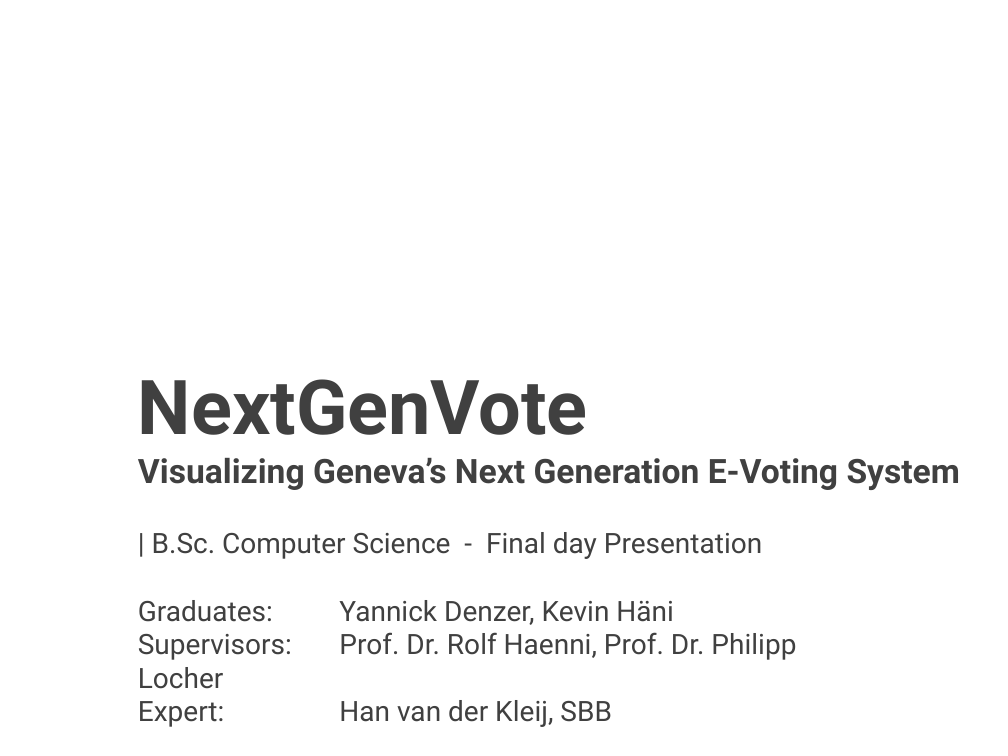
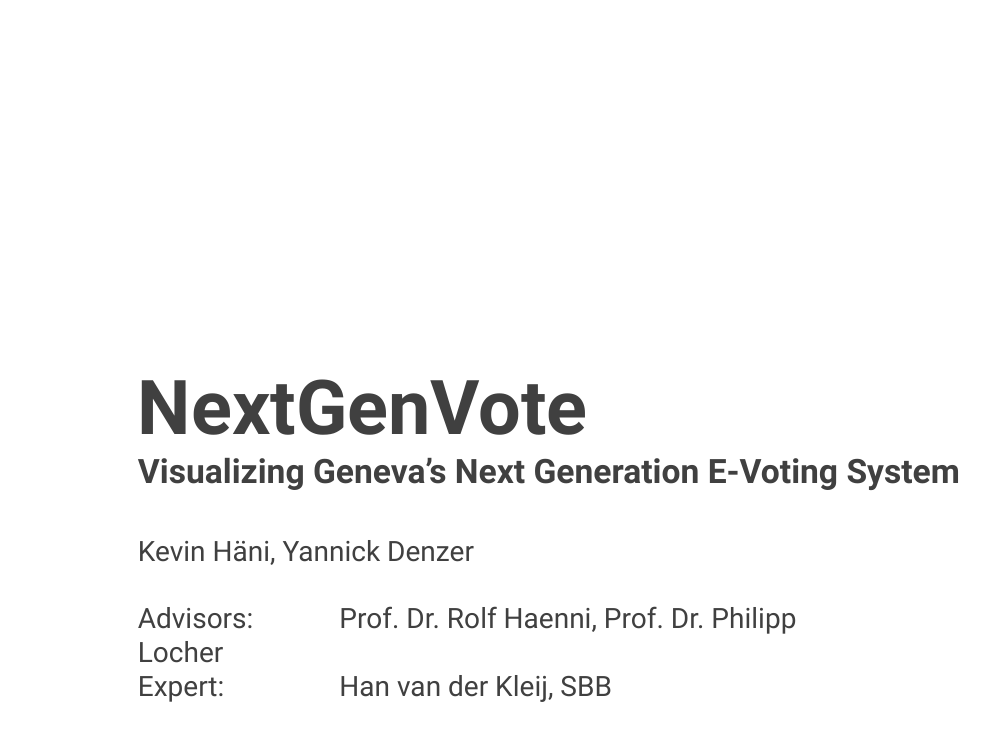
Before and after one commit to nextgenevoting/visualizer, a slide deck: slide 1 of docs/Presentation.pptx. Drawn at 1008x756 pixels with LibreOffice and Linux fonts; fonts in the diff are those of the drawing; background and template pictures are left out. Boxes give left, top, right and bottom in pixels: in the first picture for what was removed or moved away, otherwise in the second. Text is boxed around its words. In the diff, an @@ line names an element or a change of style, - is before the commit and + after.

```diff
--- a/docs/Presentation.pptx
+++ b/docs/Presentation.pptx
@@ text "Kevin Häni, Yannick Denzer": place and size @@
-text "Kevin Häni, Yannick Denzer" at (138, 532, 796, 727)
+text "Kevin Häni, Yannick Denzer" at (138, 540, 796, 702)
@@ text at (138, 540, 796, 634): text changed @@
-| B.Sc. Computer Science - Final day Presentation
-Graduates: Yannick Denzer, Kevin Häni
-Supervisors: Prof. Dr. Rolf Haenni, Prof. Dr. Philipp Locher
+Kevin Häni, Yannick Denzer
+Advisors: Prof. Dr. Rolf Haenni, Prof. Dr. Philipp Locher
```
Also in this commit, not shown: 2 other files.
